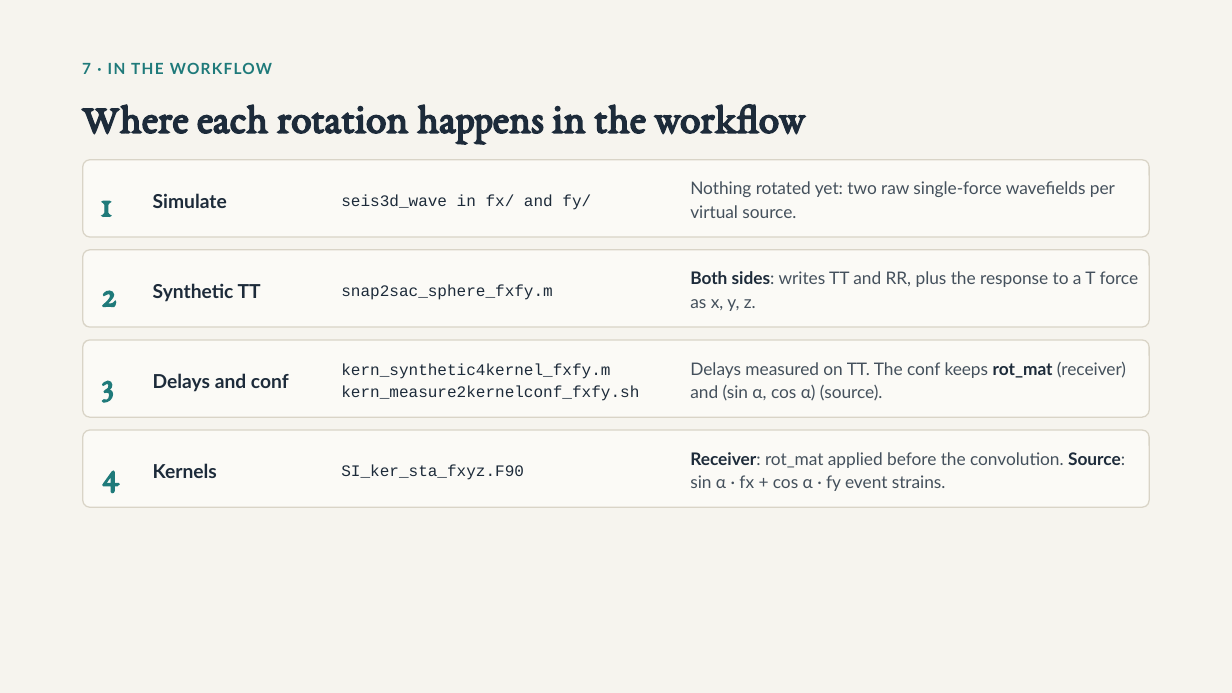
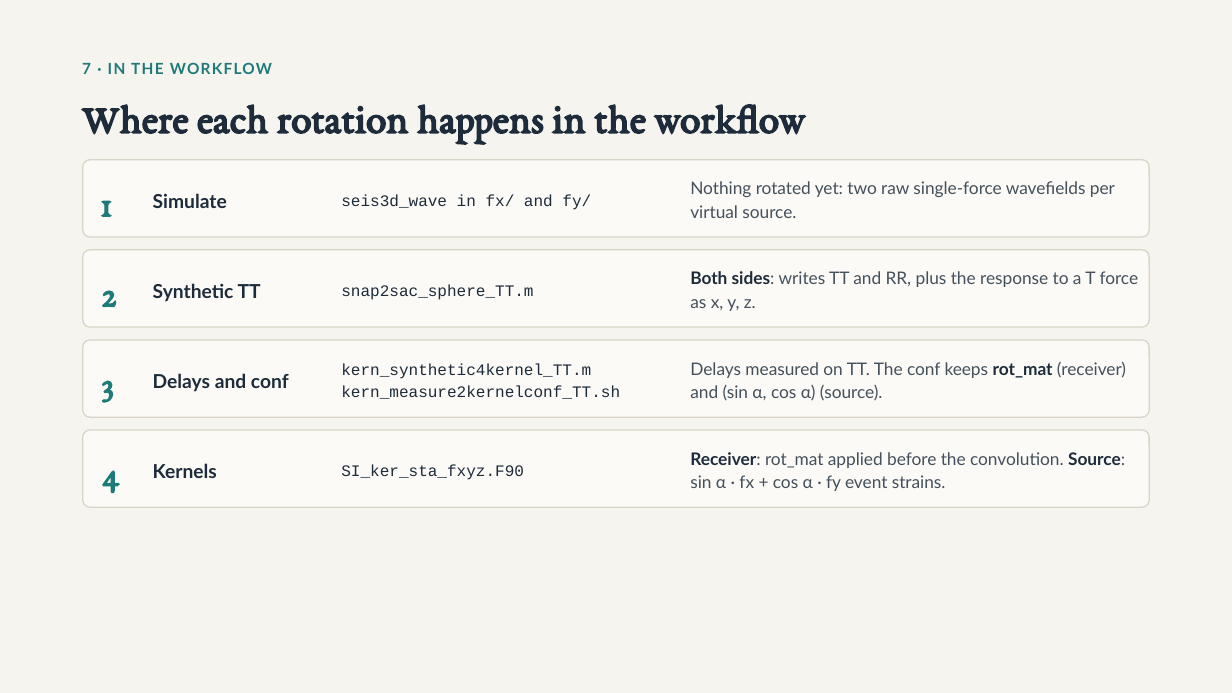
Before and after one commit to xtyangpsp/FWANT, a slide deck: slide 8 of Project_template/tomography_TT/FWANT_TT_notes.pptx. Drawn at 1232x693 pixels with LibreOffice and Linux fonts; fonts in the diff are those of the drawing. Boxes give left, top, right and bottom in pixels: in the first picture for what was removed or moved away, otherwise in the second. Text is boxed around its words. In the diff, an @@ line names an element or a change of style, - is before the commit and + after.

Commit message:
added kernel changes

```diff
--- a/Project_template/tomography_TT/FWANT_TT_notes.pptx
+++ b/Project_template/tomography_TT/FWANT_TT_notes.pptx
@@ text at <box>341,284,533,300</box>: text changed @@
-snap2sac_sphere_fxfy.m
+snap2sac_sphere_TT.m
@@ text at <box>341,363,620,399</box>: text changed @@
-kern_synthetic4kernel_fxfy.m
-kern_measure2kernelconf_fxfy.sh
+kern_synthetic4kernel_TT.m
+kern_measure2kernelconf_TT.sh
```
Also in this commit, not shown: 1 other slide changed, 3 slides added.
